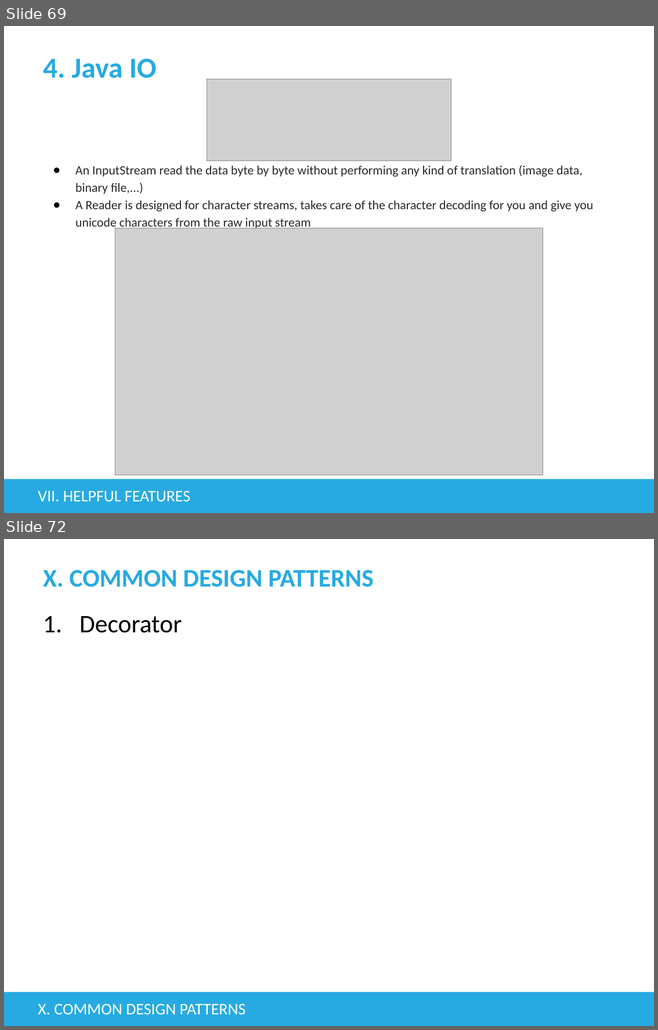
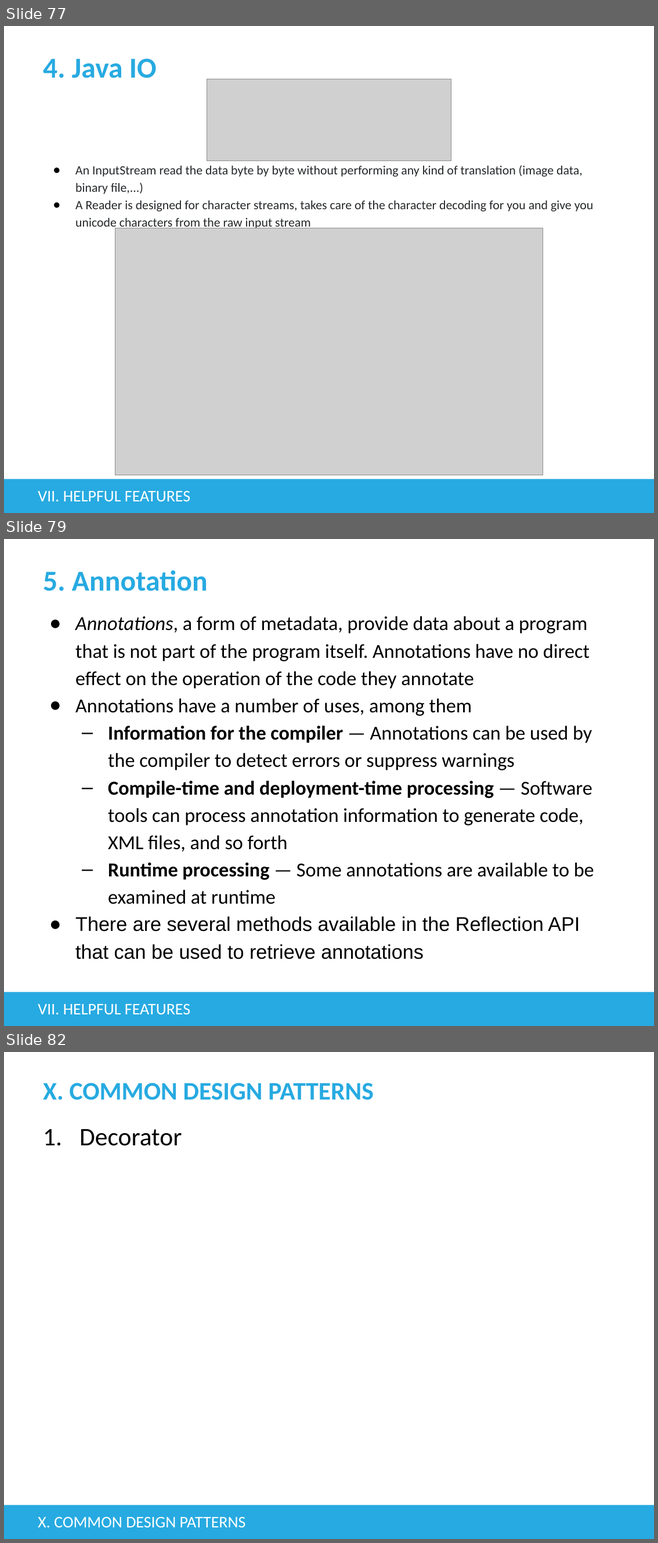
Before and after one commit to tienphat14/java-exercise, a slide deck: src/main/resources/Basic Java.pptx. Shown one above the other, each under a label of ours: slides 69 and 72 before the commit, slides 77, 79 and 82 after it; the slides between them are not shown. The pictures are 658x1030 and 658x1543 pixels, drawn with LibreOffice and Linux fonts; fonts in the diff are those of the drawing; grey boxes stand for pictures; background and template pictures are left out. Boxes give left, top, right and bottom in pixels: in the first picture for what was removed or moved away, otherwise in the second. Text is boxed around its words. In the diff, an @@ line names an element or a change of style, - is before the commit and + after.

Commit message:
helpfulfeatures - annotation example

```diff
--- a/src/main/resources/Basic Java.pptx
+++ b/src/main/resources/Basic Java.pptx
@@ slide 79 added at [4,539,654,1026], background #FFFFFF; not listed: 1 template element that a slide beside it also shows @@
@@ title added at [43,570,208,591], 32 pt, text #27AAE1, bold @@
+5. Annotation
@@ text added at [75,616,594,959], 22 pt, text #000000 @@
+● Annotations, a form of metadata, provide data about a program that is not part of the program itself. Annotations have no direct effect on the operation of the code they annotate
+● Annotations have a number of uses, among them
+  – Information for the compiler — Annotations can be used by the compiler to detect errors or suppress warnings
+  – Compile-time and deployment-time processing — Software tools can process annotation information to generate code, XML files, and so forth
+  – Runtime processing — Some annotations are available to be examined at runtime
+● There are several methods available in the Reflection API that can be used to retrieve annotations
@@ text added at [38,1004,190,1015], 18 pt, text #FFFFFF @@
+VII. HELPFUL FEATURES
@@ what was slide 69 is now slide 77 @@
@@ what was slide 72 is now slide 82 @@
```
Also in this commit, not shown: 3 slides changed, 9 other slides added, 4 other files.
